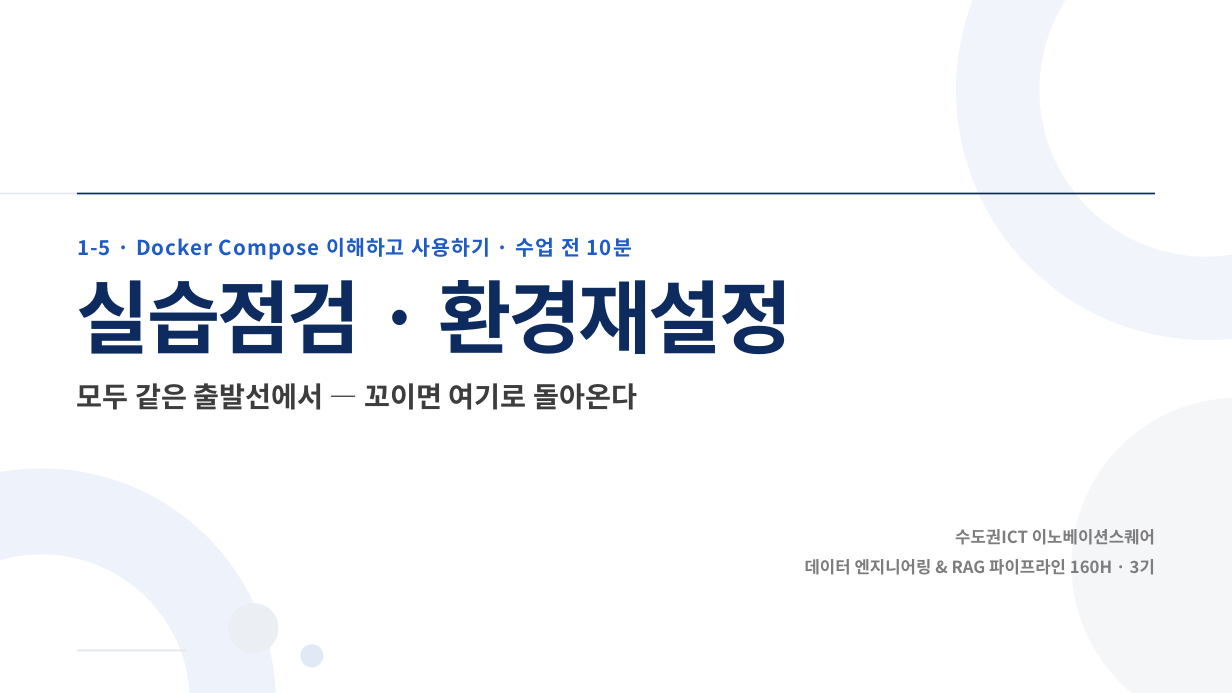
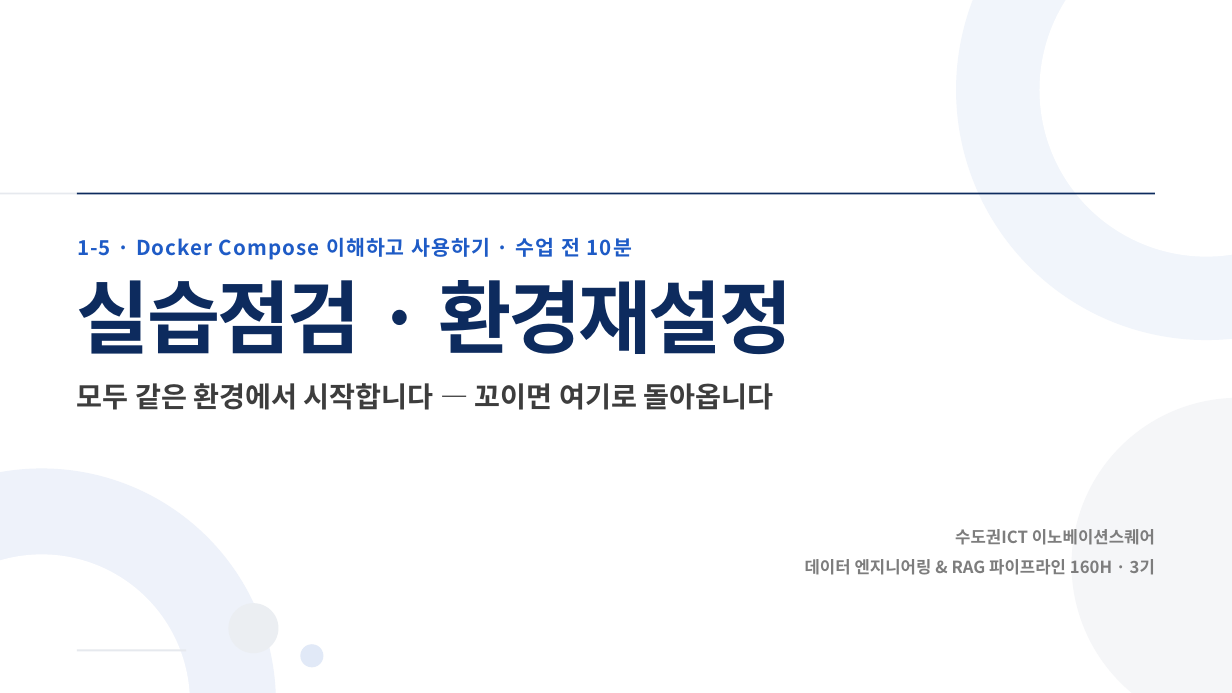
Before and after one commit to aebonlee/materials, a slide deck: slide 1 of data-eng/decks/w1d5s0.pptx. Drawn at 1232x693 pixels with LibreOffice and Linux fonts; fonts in the diff are those of the drawing. Boxes give left, top, right and bottom in pixels: in the first picture for what was removed or moved away, otherwise in the second. Text is boxed around its words. In the diff, an @@ line names an element or a change of style, - is before the commit and + after.

```diff
--- a/data-eng/decks/w1d5s0.pptx
+++ b/data-eng/decks/w1d5s0.pptx
@@ text at <box>77,383,774,410</box>: text changed @@
-모두 같은 출발선에서 — 꼬이면 여기로 돌아온다
+모두 같은 환경에서 시작합니다 — 꼬이면 여기로 돌아옵니다
```
Also in this commit, not shown: 2 other slides changed, 7 other files.
